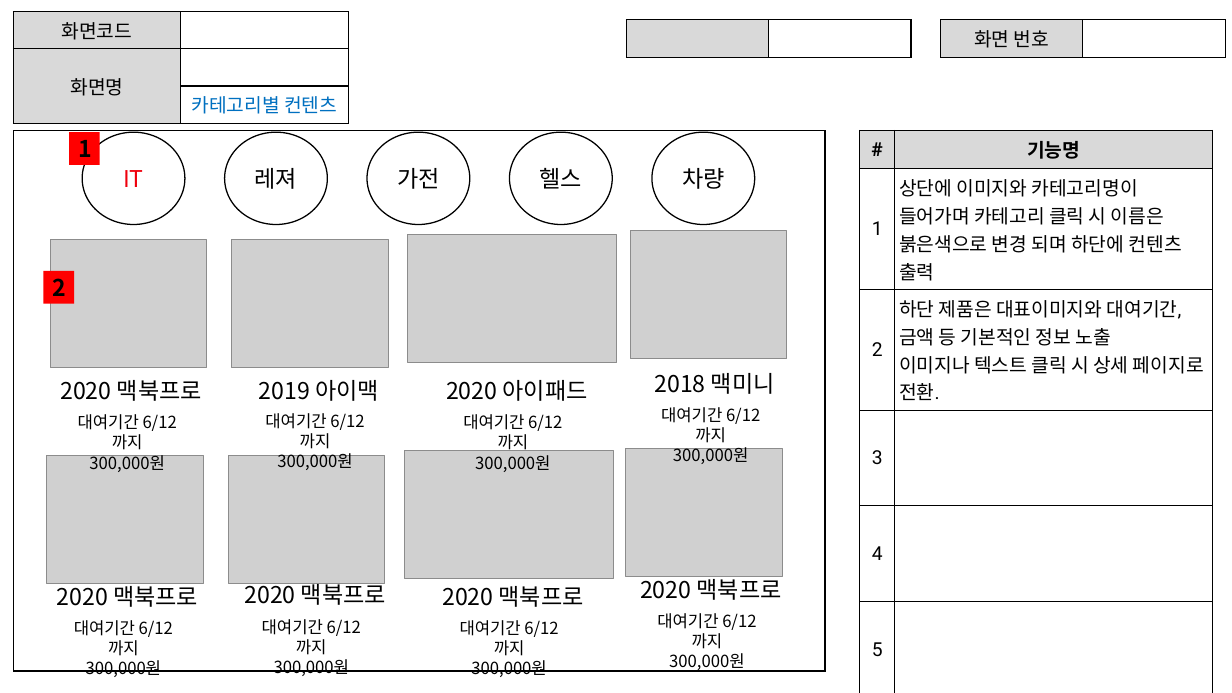
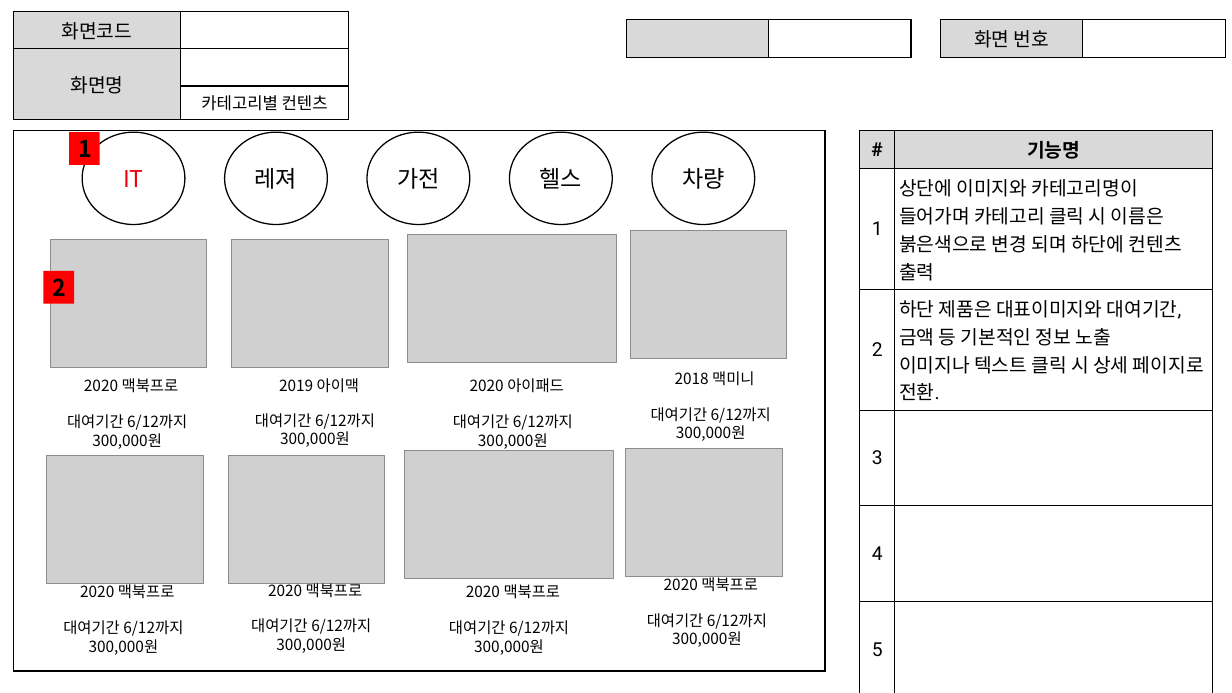
Before and after one commit to ezenteam2/RentalEquip, a slide deck: slide 4 of 0 발표용 파워포인트/project04 - 파워포인트 종합 - 용승.pptx. Drawn at 1232x693 pixels with LibreOffice and Linux fonts; fonts in the diff are those of the drawing; grey boxes stand for pictures. Boxes give left, top, right and bottom in pixels: in the first picture for what was removed or moved away, otherwise in the second. Text is boxed around its words. In the diff, an @@ line names an element or a change of style, - is before the commit and + after.

```diff
--- a/0 발표용 파워포인트/project04 - 파워포인트 종합 - 용승.pptx
+++ b/0 발표용 파워포인트/project04 - 파워포인트 종합 - 용승.pptx
@@ table at <box>13,12,348,115</box> @@
@@ size 15 to 13 pt, text colour #0070C0 to #000000 in "카테고리별 컨텐츠" @@
@@ size 18 to 12 pt in 8 elements at <box>84,378,179,393</box>, <box>279,378,359,393</box>, <box>470,378,564,393</box>, <box>675,371,754,386</box>, <box>80,582,175,599</box>, <box>268,583,363,600</box>, <box>466,584,561,599</box>, <box>664,575,758,592</box> @@
@@ size 13 to 12 pt in 8 elements at <box>255,413,375,447</box>, <box>453,414,573,449</box>, <box>651,407,771,441</box>, <box>251,618,371,653</box>, <box>449,620,569,655</box>, <box>647,613,767,647</box>, <box>67,414,187,449</box>, <box>63,620,183,655</box> @@
```
Also in this commit, not shown: 10 other slides changed.
